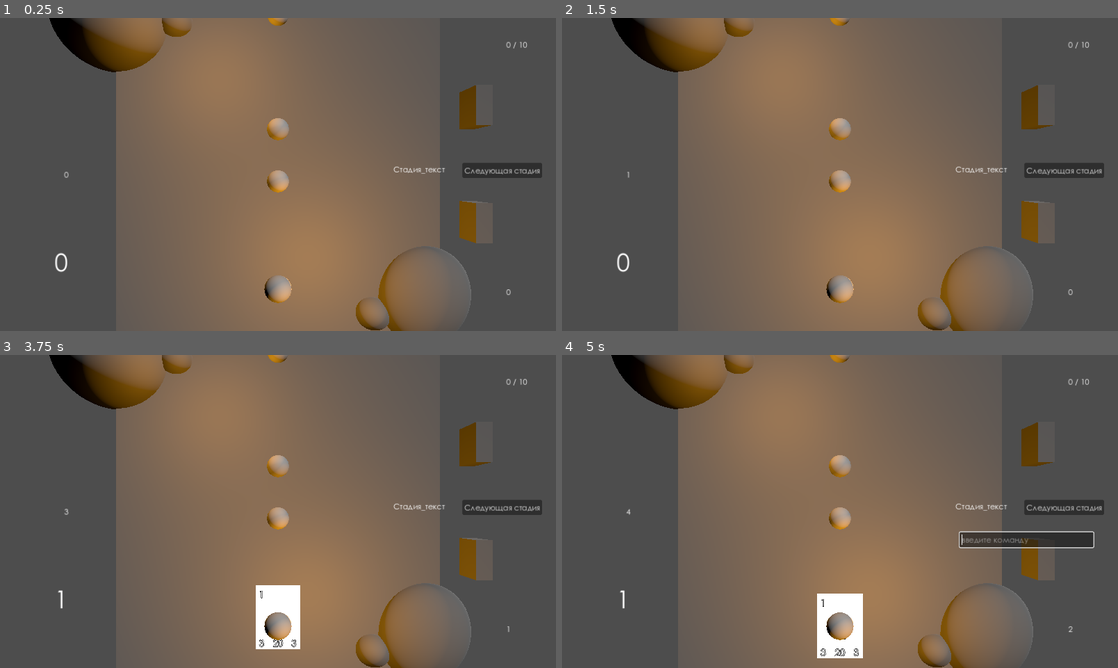
Above: before the commit, frames 1-4 (two rows, left to right).
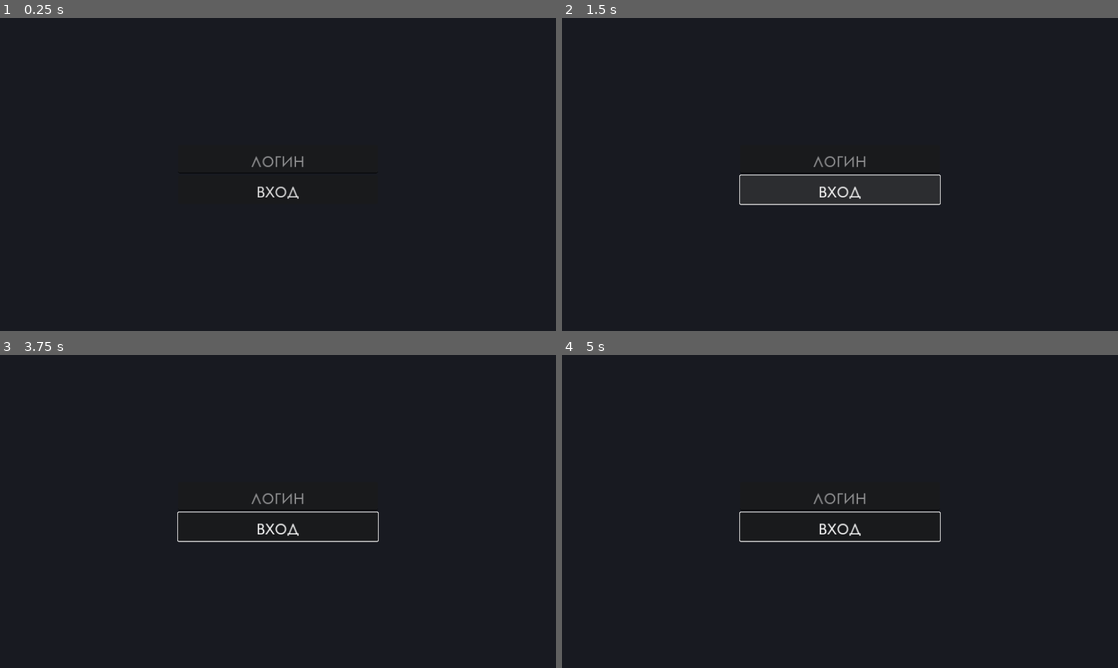
Above: after the commit, the same moments.

Repository: Klub-Anonimnyh-Geniev/temporos
Game: Godot game, scene res://Сцены/ядро.tscn
Same seed, same stepped clock (60 frames per second), same inputs: the game is played once before the commit and once after it. Before the commit the project starts from res://Сцены/проверка.tscn.
Inputs (mouse positions are in pixels of both pictures, inside the frame that each line leads up to):
- Up to frame 1 (0.25 s): no input
- Up to frame 2 (1.5 s): click (840, 190) at 0.5 s, where only the run after the commit has a clickable "вход"; click (840, 190) at 1.25 s, where only the run after the commit has a clickable "вход"
- Up to frame 3 (3.75 s): click (278, 527) at 2 s, where only the run after the commit has a clickable "вход"; tap Enter at 2.75 s; move the mouse to (278, 630) at 2.77 s; hold A (Взять карту противник) 2.78-3.53 s; click (278, 630) at 2.92 s; tap Space at 3.5 s; move the mouse to (166, 527) at 3.52 s; tap Q (ВзятьКарту) at 3.6 s; click (166, 527) at 3.67 s
- Up to frame 4 (5 s): tap Enter at 4.25 s; move the mouse to (895, 442) at 4.27 s; hold / (Консоль) from 4.28 s (still down); click (895, 442) at 4.42 s

The runs differ from the first frame. In frame 1, 99% of the frame differs, in the area x 0-100%, y 0-100%; in frame 2, 99%; in frame 3, 99%; in frame 4, 99%.
Error before the commit: Cannot call method 'add_child' on a null value. (res://Скрипты/Основа/Управление_картами.gd:108)

Commit message:
имплементация лобби(без функционала)

Diff:
--- a/project.godot
+++ b/project.godot
@@ -34,7 +34,7 @@
 }
 config/version="0.1"
 config/tags=PackedStringArray("разработка")
-run/main_scene="res://Сцены/проверка.tscn"
+run/main_scene="res://Сцены/ядро.tscn"
 config/features=PackedStringArray("4.2", "Forward Plus")
 boot_splash/show_image=false
 config/icon="res://Ресурсы/Текстуры и шрифты/карта.png"
@@ -47,6 +47,7 @@
 Data="*res://Скрипты/Основа/data.gd"
 GameManager="*res://Скрипты/Основа/Управление_Матчем.gd"
 CardManager="*res://Скрипты/Основа/Управление_картами.gd"
+NetMenager="*res://Скрипты/Основа/управление_сетью.gd"
 
 [display]
 
--- /dev/null
+++ b/Ресурсы/Колода1.tres
@@ -0,0 +1,7 @@
+[gd_resource type="Resource" script_class="Стартовая_колода" load_steps=2 format=3 uid="uid://0lmahliobmfs"]
+
+[ext_resource type="Script" path="res://Ресурсы/СтартоваяКолода.gd" id="1_50j1f"]
+
+[resource]
+script = ExtResource("1_50j1f")
+"Колода" = Array[String](["монитровка", "старик", "врем_укрот", "ключ_фигура", "нежив_агент", "зелье_бессм", "мир_парадокс", "ключ_событие"])
--- a/Ресурсы/Стартовая_колода.tres
+++ /dev/null
@@ -1,7 +0,0 @@
-[gd_resource type="Resource" script_class="Стартовая_колода" load_steps=2 format=3 uid="uid://di5mqaqsvx53c"]
-
-[ext_resource type="Script" path="res://Ресурсы/СтартоваяКолода.gd" id="1_fidgn"]
-
-[resource]
-script = ExtResource("1_fidgn")
-"Колода" = Array[StringName]([&"старик", &"старик"])
--- a/Ресурсы/СтартоваяКолода.gd
+++ b/Ресурсы/СтартоваяКолода.gd
@@ -1,3 +1,4 @@
 extends Resource
 class_name Стартовая_колода
-@export var Колода: Array[StringName]
+
+@export var Колода: Array[String] = ["монитровка", "старик", "врем_укрот", "ключ_фигура", "нежив_агент", "зелье_бессм", "мир_парадокс", "ключ_событие"]
--- a/Скрипты/Основа/data.gd
+++ b/Скрипты/Основа/data.gd
@@ -8,9 +8,11 @@
 	}
 
 var дата_карт ## Переменная для файла [JSON], используемого как база данных всех карт
-
+var список_карт
 func _ready():
 	дата_карт = импорт_даты("res://Ресурсы/датабаза.json")
+	список_карт = дата_карт.keys()
+	print(список_карт)
 	pass
 
 
--- a/Скрипты/Основа/main.gd
+++ b/Скрипты/Основа/main.gd
@@ -1,7 +1,7 @@
 extends Node
-var айди_игрок
-var пользователь
+
 var меню = preload("res://Сцены/меню.tscn")
+var игра = preload("res://Сцены/проверка.tscn")
 @onready var поле_логин: LineEdit = $"вход/VBoxContainer/логин"
 @onready var кнопка_входа: Button = $"вход/VBoxContainer/кнопка_вход"
 func _ready():
@@ -13,12 +13,11 @@
 	if !ввод.is_empty():
 		var вход = Data.вход_пользователя(ввод)
 		if вход[0]:
-			пользователь = вход[1]
+			NetMenager.мой_логин = вход[1].get("ник")
 			загрузка_меню()
 		else:
 			print("Ошибка: ", вход[1])
 func загрузка_меню():
-	print("хуй")
 	$"вход".hide()
 	var сцена = меню.instantiate()
 	сцена.ядро = self
--- a/Скрипты/Основа/Карта.gd
+++ b/Скрипты/Основа/Карта.gd
@@ -62,7 +62,6 @@
 	Название = Data.дата_карт[ID]["name"]
 	Описание_карты = Data.дата_карт[ID]["описание"]
 	Тип_карты = load(Data.дата_карт[ID]["тип"]).new() as Категории_карт
-	print(self)
 	Тип_карты.подсоединение(self)
 	Редкость = Data.дата_карт[ID]["редкость"]
 	Стоимость = Data.дата_карт[ID]["стоимость"]
@@ -250,8 +249,6 @@
 
 		смерть()
 	pass
-func test_print():
-	pass
 func смерть():
 	превью.visible = false
 	match состояние:
--- a/Скрипты/Основа/Типы Карт/Категории карт.gd
+++ b/Скрипты/Основа/Типы Карт/Категории карт.gd
@@ -4,7 +4,6 @@
 
 var Тип_карты: ТИП_КАРТЫ
 func подсоединение(путь: Карта):
-	print(путь)
 	путь.меня_разыграли.connect(розыгрыш_карты)
 func _init():
 
--- a/Скрипты/Основа/Управление_Матчем.gd
+++ b/Скрипты/Основа/Управление_Матчем.gd
@@ -68,6 +68,7 @@
 	таймер_маны.timeout.connect(контроль_маны)
 	время_матча = сцена.find_child("время_текст", true, false)
 	CardManager.запуск_матча()
+
 	стадия_матча = Стадия_матча_тип.Начало_матча
 func начать_матч():
 
@@ -85,7 +86,7 @@
 			pass
 	мана1_текст.text = str(int(манаИгрок1))
 	контроль_времени()
-	время_матча.text = str(int(время))
+	время_матча.text = "%02d:%02d" % [int(время)/60, int(время)%60]
 	pass
 #func мой_ход_начало():
 ##	if манаИгрок1 < 10:
--- a/Скрипты/Основа/Управление_картами.gd
+++ b/Скрипты/Основа/Управление_картами.gd
@@ -7,7 +7,7 @@
 var картуРазыграть
 var КартыВРуке: Array
 var КартыВРукеПротивника: Array
-var СтартоваяКолода: Стартовая_колода = load("res://Ресурсы/Стартовая_колода.tres")
+var СтартоваяКолода: Стартовая_колода = load("res://Ресурсы/Колода1.tres")
 var ИгроваяКолода: Array
 var КриваяВРуке_X: Curve = load("res://Ресурсы/позиция_карт_в_руке_X.tres")
 var КриваяВРуке_Z: Curve = load("res://Ресурсы/позиция_карт_в_руке_Z.tres")
--- /dev/null
+++ b/Скрипты/Основа/управление_сетью.gd
@@ -0,0 +1,68 @@
+class_name Сеть extends Node
+## Основа сетевого обмена в этой игре.
+##
+## Пока что больше нет другого описания
+##
+## @experimental
+signal начало_игры
+var мой_логин
+var мой_id
+var peer
+var айпи = "127.0.0.1"
+var порт:int = 553
+var игроки_лобби: Dictionary
+func _ready():
+	multiplayer.peer_connected.connect(игрок_подключился)
+	multiplayer.peer_disconnected.connect(игрок_отключился)
+	multiplayer.connected_to_server.connect(связь_с_сервером)
+	multiplayer.connection_failed.connect(обрыв_связи)
+
+func игрок_подключился(id):
+	pass
+func игрок_отключился(id):
+	pass
+func связь_с_сервером():
+	отсылка_информации_об_игроке.rpc_id(1,мой_id, мой_логин)
+
+	pass
+func обрыв_связи():
+	pass
+
+@rpc("any_peer")
+func отсылка_информации_об_игроке(id, логин):
+	if !игроки_лобби.has(id):
+		игроки_лобби[id] = {
+			"логин": логин,
+		}
+	if multiplayer.is_server():
+		for игрок in игроки_лобби:
+			отсылка_информации_об_игроке.rpc(игрок, игроки_лобби[игрок].логин)
+	print(игроки_лобби)
+	pass
+
+func создание_лобби(тип_игры = "стандарт"):
+	peer = ENetMultiplayerPeer.new()
+	var хост = peer.create_server(порт,2)
+	if хост != OK:
+		print("Ошибка: ", хост)
+		return
+	peer.get_host().compress(ENetConnection.COMPRESS_RANGE_CODER)
+	multiplayer.set_multiplayer_peer(peer)
+	мой_id = multiplayer.get_unique_id()
+	отсылка_информации_об_игроке(мой_id, мой_логин)
+	print(мой_id," " ,мой_логин)
+	pass
+
+func зайти_в_лобби():
+	peer = ENetMultiplayerPeer.new()
+	var клиент = peer.create_client(айпи, порт)
+	peer.get_host().compress(ENetConnection.COMPRESS_RANGE_CODER)
+	multiplayer.set_multiplayer_peer(peer)
+	мой_id = multiplayer.get_unique_id()
+	print(мой_id," " ,мой_логин)
+@rpc("any_peer", "call_local")
+func начать_игру():
+	var матч = get_tree().current_scene.игра.instantiate()
+	get_tree().current_scene.add_child(матч)
+	начало_игры.emit()
+	pass
--- a/Скрипты/меню.gd
+++ b/Скрипты/меню.gd
@@ -3,9 +3,11 @@
 var ядро
 # Called when the node enters the scene tree for the first time.
 func _ready():
-	print(ядро)
+	NetMenager.начало_игры.connect(func(): queue_free())
 	%"выход".pressed.connect(GameManager.закрыть_игру)
 	%"создать_лобби".pressed.connect(создать_лобби)
+	%"зайти_в_лобби".pressed.connect(вход_в_лобби)
+	%"начать".pressed.connect(func(): NetMenager.начать_игру.rpc())
 	pass # Replace with function body.
 
 
@@ -14,7 +16,14 @@
 	pass
 
 func создать_лобби():
-	var матч = лобби.instantiate()
-	ядро.add_child(матч)
-	GameManager.подготовить_матч()
-	queue_free()
+
+	#
+	NetMenager.создание_лобби()
+	%"начать".disabled = false
+	%"создать_лобби".disabled=true
+	%"зайти_в_лобби".disabled=true
+func вход_в_лобби():
+	NetMenager.зайти_в_лобби()
+	%"начать".disabled = false
+	%"создать_лобби".disabled=true
+	%"зайти_в_лобби".disabled=true
--- a/Скрипты/проверка.gd
+++ b/Скрипты/проверка.gd
@@ -10,5 +10,3 @@
 # Called every frame. 'delta' is the elapsed time since the previous frame.
 func _process(delta):
 	pass
-func test():
-	print("aaa")
--- a/Сцены/test.tscn
+++ b/Сцены/test.tscn
@@ -1,7 +1,5 @@
-[gd_scene load_steps=4 format=3 uid="uid://vpjbek0tqtr5"]
+[gd_scene load_steps=2 format=3 uid="uid://vpjbek0tqtr5"]
 
-[ext_resource type="Script" path="res://Скрипты/Стадия_текст.gd" id="1_07pna"]
-[ext_resource type="Script" path="res://Скрипты/кнопка_стадия.gd" id="1_mswqn"]
 [ext_resource type="Script" path="res://Скрипты/консоль.gd" id="3_yy2g2"]
 
 [node name="Node2D" type="Node2D"]
@@ -14,34 +12,6 @@
 anchor_bottom = 1.0
 grow_horizontal = 2
 grow_vertical = 2
-
-[node name="стадия" type="Node" parent="Control"]
-process_mode = 4
-
-[node name="Стадия_текст" type="Label" parent="Control/стадия"]
-offset_left = 815.0
-offset_top = 302.0
-offset_right = 923.0
-offset_bottom = 328.0
-text = "Стадия_текст"
-script = ExtResource("1_07pna")
-metadata/_edit_use_anchors_ = true
-
-[node name="Button" type="Button" parent="Control/стадия"]
-anchors_preset = 8
-anchor_left = 0.5
-anchor_top = 0.5
-anchor_right = 0.5
-anchor_bottom = 0.5
-offset_left = 383.0
-offset_top = -24.0
-offset_right = 546.0
-offset_bottom = 7.0
-grow_horizontal = 2
-grow_vertical = 2
-text = "Следующая стадия"
-script = ExtResource("1_mswqn")
-metadata/_edit_use_anchors_ = true
 
 [node name="мана" type="Node" parent="Control"]
 
--- a/Сцены/меню.tscn
+++ b/Сцены/меню.tscn
@@ -76,3 +76,13 @@
 layout_mode = 2
 keep_pressed_outside = true
 text = "Выход"
+
+[node name="начать" type="Button" parent="Интерфейс_меню/Control"]
+unique_name_in_owner = true
+layout_mode = 2
+offset_left = 252.0
+offset_top = 96.0
+offset_right = 387.0
+offset_bottom = 184.0
+disabled = true
+text = "начать"
